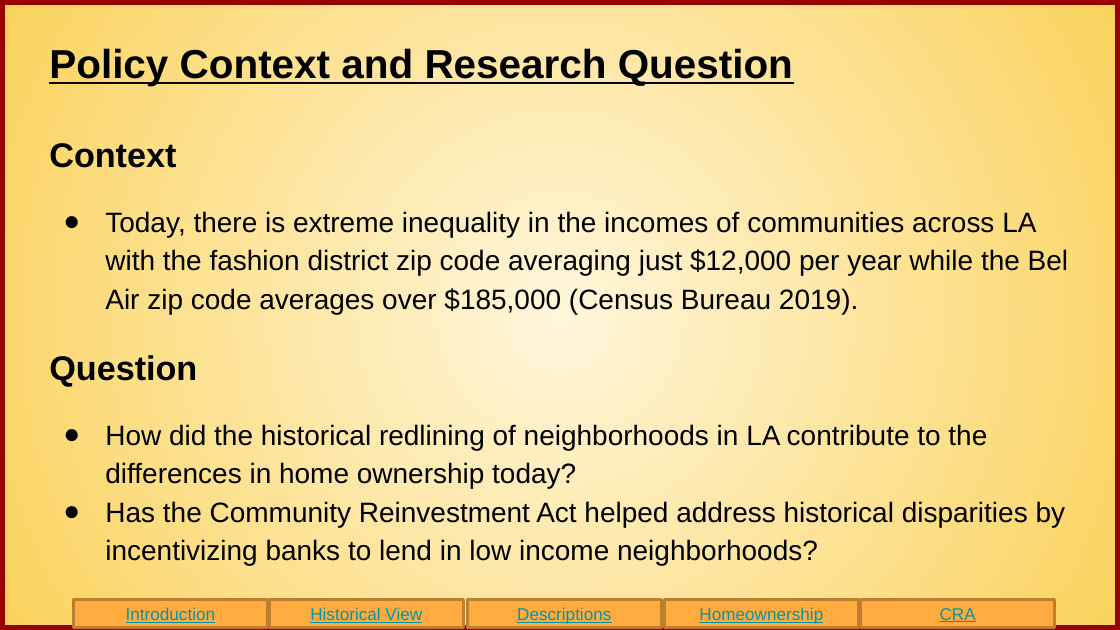
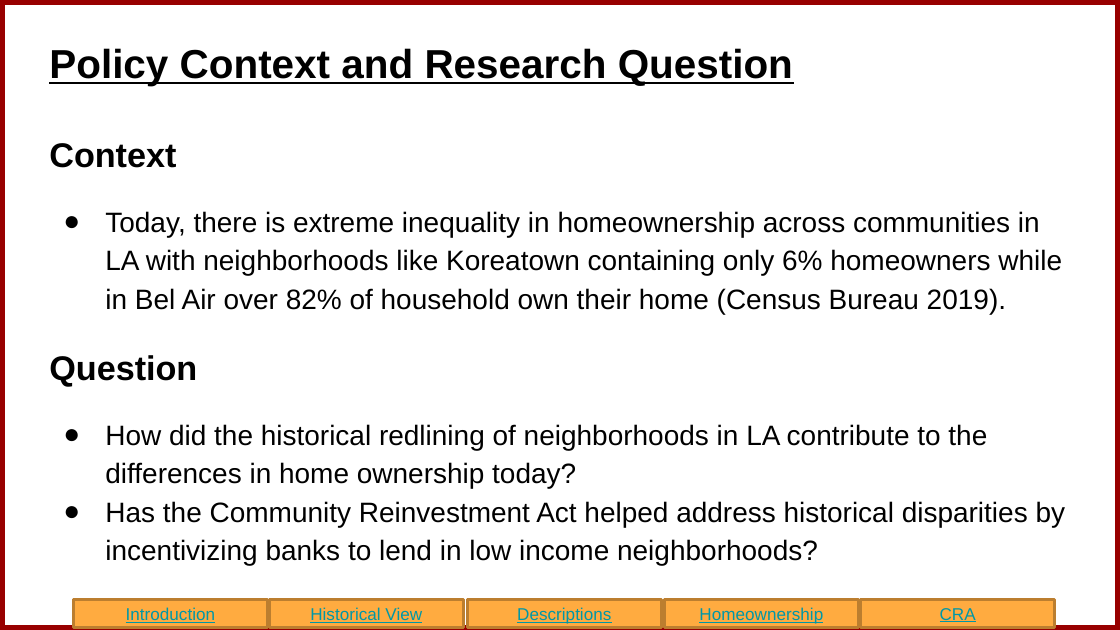
Before and after one commit to pmannino5/LA_Redlining_CRA, a slide deck: slide 4 of The Effects of Redlining Presentation.pptx. Drawn at 1120x630 pixels with LibreOffice and Linux fonts; fonts in the diff are those of the drawing. Boxes give left, top, right and bottom in pixels: in the first picture for what was removed or moved away, otherwise in the second. Text is boxed around its words. In the diff, an @@ line names an element or a change of style, - is before the commit and + after.

```diff
--- a/The Effects of Redlining Presentation.pptx
+++ b/The Effects of Redlining Presentation.pptx
@@ background gradient #FFF6DB to #FAD25C to #FFFFFF @@
@@ text at (105, 211, 1062, 314): text changed @@
-● Today, there is extreme inequality in the incomes of communities across LA with the fashion district zip code averaging just $12,000 per year while the Bel Air zip code averages over $185,000 (Census Bureau 2019).
+● Today, there is extreme inequality in homeownership across communities in LA with neighborhoods like Koreatown containing only 6% homeowners while in Bel Air over 82% of household own their home (Census Bureau 2019).
```
Also in this commit, not shown: 15 other slides changed.
